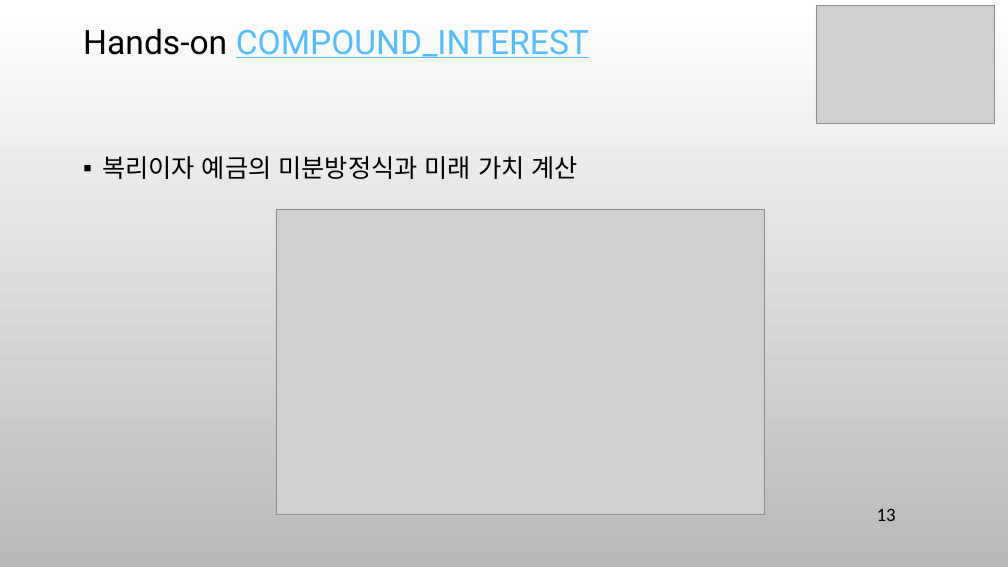
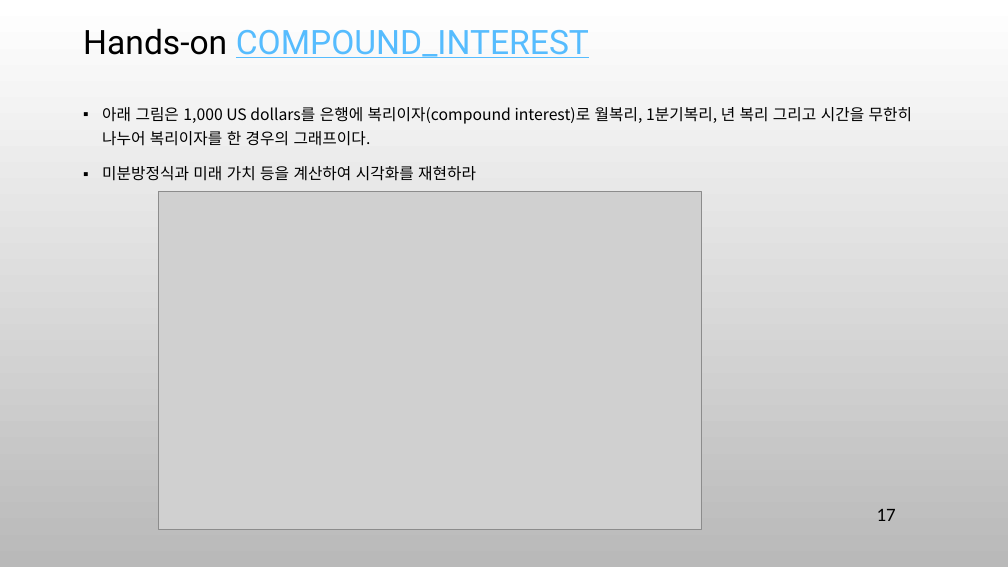
Before and after one commit to ancestor9/mathematics-for-machine-learning, a slide deck: slide 17 of 8_Modeling & Simulation.pptx (slide 13 before the commit). Drawn at 1008x567 pixels with LibreOffice and Linux fonts; fonts in the diff are those of the drawing; grey boxes stand for pictures; background and template pictures are left out. Boxes give left, top, right and bottom in pixels: in the first picture for what was removed or moved away, otherwise in the second. Text is boxed around its words. In the diff, an @@ line names an element or a change of style, - is before the commit and + after.

```diff
--- a/8_Modeling & Simulation.pptx
+++ b/8_Modeling & Simulation.pptx
@@ picture removed at [816,5,994,123] @@
@@ text at [102,107,912,181]: text changed; size 24 to 15 pt @@
-▪ 복리이자 예금의 미분방정식과 미래 가치 계산
+▪ 아래 그림은 1,000 US dollars를 은행에 복리이자(compound interest)로 월복리, 1분기복리, 년 복리 그리고 시간을 무한히 나누어 복리이자를 한 경우의 그래프이다.
+▪ 미분방정식과 미래 가치 등을 계산하여 시각화를 재현하라
@@ picture: place and size @@
-picture at [277,209,765,514]
+picture at [158,191,701,529]
@@ page number at [877,509,896,521]: text changed @@
-13
+17
```
Also in this commit, not shown: 11 other slides changed, 8 slides added, 2 slides removed.
